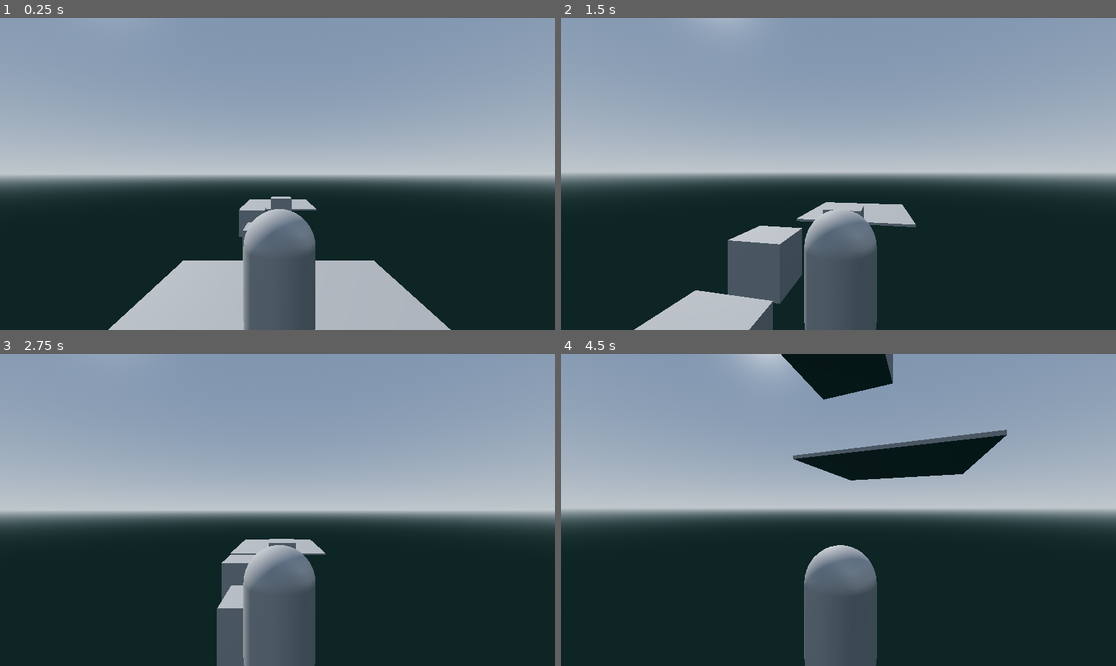
Above: before the commit, frames 1-4 (two rows, left to right).
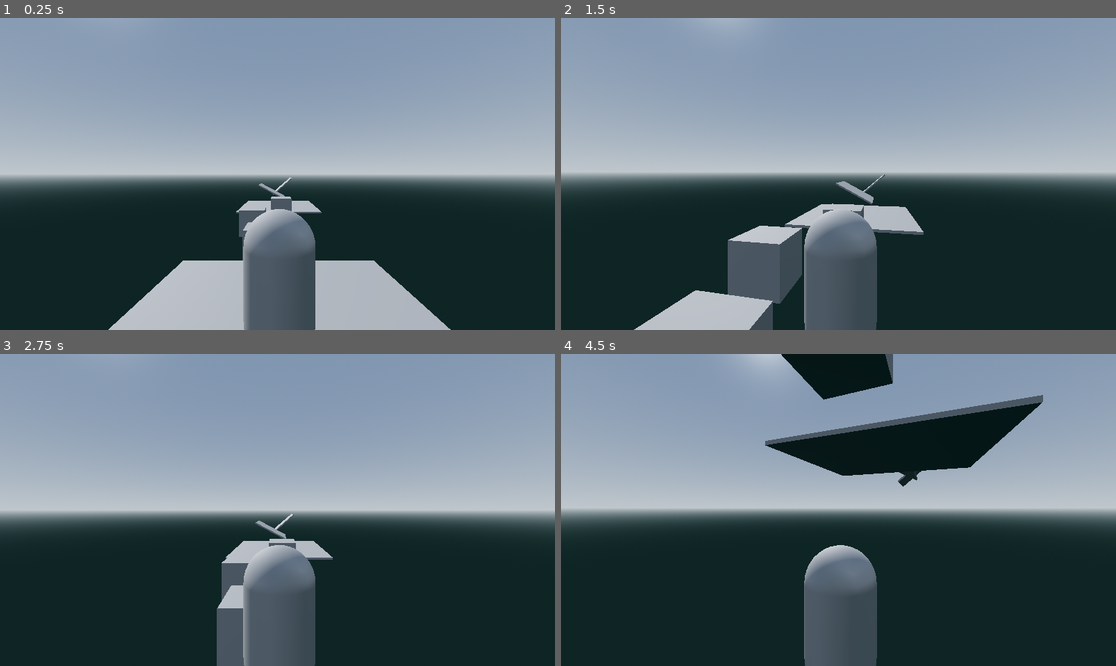
Above: after the commit, the same moments.

Repository: azeiber/3D-Game
Game: Godot game, scene res://main.tscn
The game is run twice, just before and just after one commit, with the same random seed, the same clock (stepped at 60 frames per second) and the same inputs.
Inputs (mouse positions are in pixels of both pictures, inside the frame that each line leads up to):
- Up to frame 1 (0.25 s): no input
- Up to frame 2 (1.5 s): tap Enter (ui_accept) at 0.5, 0.77 s; move the mouse to (866, 174) at 0.52 s; hold Up (ui_up) from 0.53 s (still down); move the mouse to (810, 174) at 1.27 s
- Up to frame 3 (2.75 s): keep holding Up (ui_up); tap Enter (ui_accept) at 1.52 s; move the mouse to (288, 503) at 2.02 s
- Up to frame 4 (4.5 s): keep holding Up (ui_up); move the mouse to (832, 516) at 2.77 s; tap Enter (ui_accept) at 3.02, 3.77 s; move the mouse to (877, 513) at 3.52 s; move the mouse to (794, 506) at 4.27 s

The runs differ from the first frame. In frame 1, 0.2% of the frame differs, in the area x 42-58%, y 51-63%; in frame 2, 0.7%; in frame 3, 0.3%; in frame 4, 4.6%, in the area x 36-87%, y 13-43%.

Commit message:
Adding additional platforms

Diff:
--- a/capstone-game/main.tscn
+++ b/capstone-game/main.tscn
@@ -47,9 +47,19 @@
 use_collision = true
 
 [node name="CSGBox3D5" type="CSGBox3D" parent="Level"]
-transform = Transform3D(1, 0, 0, 0, 1, 0, 0, 0, 1, 0, 0, -12.7526)
+transform = Transform3D(1, 0, 0, 0, 1, 0, 0, 0, 1, 0.0492115, 0.058547, -11.5677)
 use_collision = true
 size = Vector3(5, 0.1, 5)
+
+[node name="CSGBox3D6" type="CSGBox3D" parent="Level"]
+transform = Transform3D(0.883062, 0.469256, 0, -0.469256, 0.883062, 0, 0, 0, 1, -0.528586, 0.740276, -16.1378)
+use_collision = true
+size = Vector3(2.61499, 0.1, 2.94971)
+
+[node name="CSGBox3D7" type="CSGBox3D" parent="Level"]
+transform = Transform3D(-0.757611, 0.652707, 0, -0.652707, -0.757611, 0, 0, 0, 1, 0.497585, 1.02024, -19.8586)
+use_collision = true
+size = Vector3(2.61499, 0.1, 2.94971)
 
 [node name="CharacterBody3D" type="CharacterBody3D" parent="."]
 script = ExtResource("1_b6lnm")
